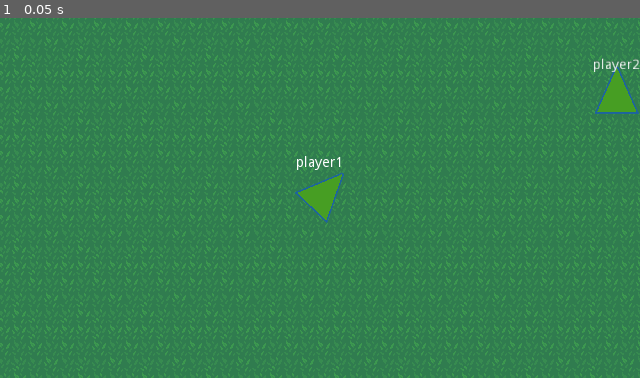
Above: before the commit, frame 1.
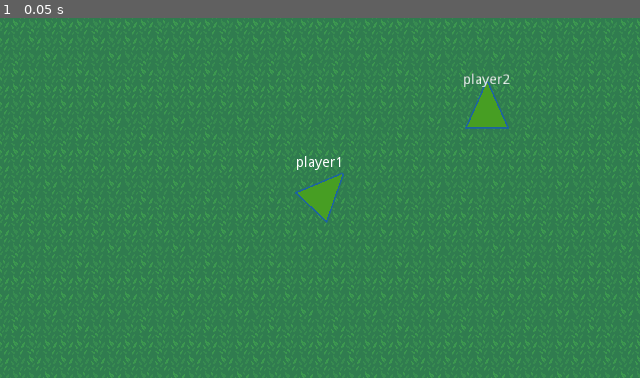
Above: after the commit, the same moment.

Repository: tangfuhao/InTheWorld
Game: Godot game, scene res://src/world/World.tscn
The game is run twice, just before and just after one commit, with the same random seed, the same clock (stepped at 60 frames per second) and the same inputs.
Inputs:
- Up to frame 1 (0.05 s): no input

The runs differ from the first frame. In frame 1, 8.8% of the frame differs, in the area x 0-100%, y 0-100%.

Commit message:
将思考和行为的业务分离

Diff:
--- a/src/ai/steering/WanderController.tscn
+++ b/src/ai/steering/WanderController.tscn
@@ -3,3 +3,4 @@
 [node name="WanderController" type="Position2D"]
 
 [node name="Position2D" type="Position2D" parent="."]
+position = Vector2( 0, -20 )
--- /dev/null
+++ b/src/character/CPU.gd
@@ -0,0 +1,20 @@
+extends Node2D
+
+export(NodePath) var control_obj
+
+onready var status = $Status
+onready var motivation = $Motivation
+onready var strategy = $Strategy
+onready var world_status = $WorldStatus
+onready var player_detection_zone = $PlayerDetectionZone
+
+onready var control_node:Player = get_node(control_obj)
+
+func _ready() -> void:
+	status.setup()
+	motivation.setup()
+	strategy.setup(control_node)
+	world_status.setup()
+
+func _process(_delta: float):
+	strategy.process_task(_delta)
--- /dev/null
+++ b/src/character/CPU.tscn
@@ -0,0 +1,21 @@
+[gd_scene load_steps=6 format=2]
+
+[ext_resource path="res://src/character/motivation/Motivation.tscn" type="PackedScene" id=5]
+[ext_resource path="res://src/character/strategy/Strategy.tscn" type="PackedScene" id=6]
+[ext_resource path="res://src/character/status/Status.tscn" type="PackedScene" id=7]
+[ext_resource path="res://src/character/world_status/WorldStatus.tscn" type="PackedScene" id=8]
+[ext_resource path="res://src/character/PlayerDetectionZone.tscn" type="PackedScene" id=10]
+
+[node name="CPU" type="Node2D"]
+
+[node name="Status" parent="." instance=ExtResource( 7 )]
+update_time = 10
+
+[node name="Motivation" parent="." instance=ExtResource( 5 )]
+
+[node name="Strategy" parent="." instance=ExtResource( 6 )]
+
+[node name="WorldStatus" parent="." instance=ExtResource( 8 )]
+
+[node name="PlayerDetectionZone" parent="." instance=ExtResource( 10 )]
+position = Vector2( 0.181107, -15.9374 )
--- a/src/character/Human.gd
+++ b/src/character/Human.gd
@@ -1,103 +1,16 @@
 extends KinematicBody2D
 class_name Player
 
-
-
 export var player_name = "player1"
-export var speed_max := 100
-export var acceleration_max := 500
-export var rotation_speed_max := 360
-export var rotation_accel_max := 2000
-
-
-#运动属性
-var velocity := Vector2.ZERO
-var angular_velocity := 0.0
-var direction := Vector2.ZERO
-
-
-#ai steering
-onready var agent := GSAISteeringAgent.new()
-onready var proxy_target := GSAIAgentLocation.new()
-onready var face := GSAIFace.new(agent, proxy_target)
-onready var accel := GSAITargetAcceleration.new()
-
-#巡逻
-onready var wanderController = $WanderController
-onready var wanderController_Position = $WanderController/Position2D
-
-onready var status = $Status
-onready var motivation = $Motivation
-onready var strategy = $Strategy
-onready var world_status = $WorldStatus
-onready var player_detection_zone = $PlayerDetectionZone
 onready var playerName = $LabelLayout/PlayerName
+onready var movement = $Movement
+onready var cpu = $"CPU"
 
 #目标
 var target = null setget set_target,get_target
-var is_wander = false
 
 func _ready() -> void:
-
-	randomize()
-
-	agent.linear_speed_max = speed_max
-	agent.linear_acceleration_max = acceleration_max
-	agent.angular_speed_max = deg2rad(rotation_speed_max)
-	agent.angular_acceleration_max = deg2rad(rotation_accel_max)
-	agent.bounding_radius = 10
-	update_agent()
-	proxy_target.position.x = global_position.x
-	proxy_target.position.y = global_position.y
-#	update_wander()
-	face.alignment_tolerance = deg2rad(5)
-	face.deceleration_radius = deg2rad(45)
 	playerName.text = player_name
-
-	status.setup()
-	motivation.setup()
-	strategy.setup()
-	world_status.setup()
-
-
-func _process(_delta: float):
-	strategy.process_task(_delta)
-
-func _physics_process(_delta: float) -> void:
-	update_agent()
-	var movement := -1
-
-	if is_wander:
-		update_wander()
-		#计算位移
-		direction = GSAIUtils.angle_to_vector2(rotation).normalized()
-	velocity = velocity.move_toward(direction * speed_max * movement, _delta * acceleration_max);
-	velocity = move_and_slide(velocity)
-
-
-	#计算朝向
-	face.calculate_steering(accel)
-	if accel.angular == 0:
-		angular_velocity = 0
-	else:
-		angular_velocity += accel.angular * _delta
-		angular_velocity = clamp(angular_velocity, -agent.angular_speed_max, agent.angular_speed_max)
-		rotation += angular_velocity * _delta
-
-
-func update_wander() -> void:
-	wanderController.rotation_degrees = rand_range(0,360)
-	proxy_target.position.x = wanderController_Position.global_position.x
-	proxy_target.position.y = wanderController_Position.global_position.y
-
-func update_agent() -> void:
-	agent.position.x = global_position.x
-	agent.position.y = global_position.y
-	agent.orientation = rotation
-	agent.linear_velocity.x = velocity.x
-	agent.linear_velocity.y = velocity.y
-	agent.angular_velocity = angular_velocity
-
 
 func set_target(_target):
 	target = _target
--- a/src/character/Human.tscn
+++ b/src/character/Human.tscn
@@ -1,14 +1,12 @@
-[gd_scene load_steps=11 format=2]
+[gd_scene load_steps=9 format=2]
 
 [ext_resource path="res://src/character/Line2DDraw.gd" type="Script" id=1]
 [ext_resource path="res://src/character/Human.gd" type="Script" id=2]
-[ext_resource path="res://src/character/status/Status.tscn" type="PackedScene" id=3]
-[ext_resource path="res://src/ai/steering/WanderController.tscn" type="PackedScene" id=4]
+[ext_resource path="res://src/character/Movement.tscn" type="PackedScene" id=3]
+[ext_resource path="res://src/character/CPU.tscn" type="PackedScene" id=4]
 [ext_resource path="res://src/character/LabelLayout.tscn" type="PackedScene" id=5]
-[ext_resource path="res://src/character/PlayerDetectionZone.tscn" type="PackedScene" id=6]
-[ext_resource path="res://src/character/motivation/Motivation.tscn" type="PackedScene" id=7]
-[ext_resource path="res://src/character/strategy/Strategy.tscn" type="PackedScene" id=8]
-[ext_resource path="res://src/character/world_status/WorldStatus.tscn" type="PackedScene" id=9]
+[ext_resource path="res://src/character/Movement.gd" type="Script" id=6]
+[ext_resource path="res://src/character/CPU.gd" type="Script" id=7]
 
 [sub_resource type="CircleShape2D" id=1]
 radius = 13.2538
@@ -31,22 +29,14 @@
 
 [node name="LabelLayout" parent="." instance=ExtResource( 5 )]
 
-[node name="WanderController" parent="." instance=ExtResource( 4 )]
-visible = false
-position = Vector2( 0, -30 )
+[node name="CPU" parent="." instance=ExtResource( 4 )]
+script = ExtResource( 7 )
+control_obj = NodePath("..")
 
-[node name="Position2D" parent="WanderController" index="0"]
-position = Vector2( 0, -25 )
+[node name="Movement" parent="." instance=ExtResource( 3 )]
+script = ExtResource( 6 )
+control_obj = NodePath("..")
 
-[node name="PlayerDetectionZone" parent="." instance=ExtResource( 6 )]
-position = Vector2( 0.181107, -15.9374 )
+[editable path="CPU"]
 
-[node name="Status" parent="." instance=ExtResource( 3 )]
-
-[node name="Motivation" parent="." instance=ExtResource( 7 )]
-
-[node name="Strategy" parent="." instance=ExtResource( 8 )]
-
-[node name="WorldStatus" parent="." instance=ExtResource( 9 )]
-
-[editable path="WanderController"]
+[editable path="Movement"]
--- /dev/null
+++ b/src/character/Movement.gd
@@ -0,0 +1,79 @@
+extends Node2D
+
+export(NodePath) var control_obj
+onready var control_node:Player = get_node(control_obj)
+
+export var speed_max := 100
+export var acceleration_max := 500
+export var rotation_speed_max := 360
+export var rotation_accel_max := 2000
+
+#运动属性
+var velocity := Vector2.ZERO
+var angular_velocity := 0.0
+var direction := Vector2.ZERO
+
+
+#ai steering
+onready var agent := GSAISteeringAgent.new()
+onready var proxy_target := GSAIAgentLocation.new()
+onready var face := GSAIFace.new(agent, proxy_target)
+onready var accel := GSAITargetAcceleration.new()
+
+var is_wander = false
+
+#巡逻
+onready var wanderController = $WanderController
+onready var wanderController_Position = $WanderController/Position2D
+
+func _ready() -> void:
+
+	randomize()
+
+	agent.linear_speed_max = speed_max
+	agent.linear_acceleration_max = acceleration_max
+	agent.angular_speed_max = deg2rad(rotation_speed_max)
+	agent.angular_acceleration_max = deg2rad(rotation_accel_max)
+	agent.bounding_radius = 10
+	update_agent()
+	proxy_target.position.x = global_position.x
+	proxy_target.position.y = global_position.y
+#	update_wander()
+	face.alignment_tolerance = deg2rad(5)
+	face.deceleration_radius = deg2rad(45)
+
+func _physics_process(_delta: float) -> void:
+	update_agent()
+	var movement := -1
+
+	if is_wander:
+		update_wander()
+		#计算位移
+		direction = GSAIUtils.angle_to_vector2(control_node.rotation).normalized()
+
+	velocity = velocity.move_toward(direction * speed_max * movement, _delta * acceleration_max);
+	velocity = control_node.move_and_slide(velocity)
+
+
+	#计算朝向
+	face.calculate_steering(accel)
+	if accel.angular == 0:
+		angular_velocity = 0
+	else:
+		angular_velocity += accel.angular * _delta
+		angular_velocity = clamp(angular_velocity, -agent.angular_speed_max, agent.angular_speed_max)
+		control_node.rotation += angular_velocity * _delta
+
+
+func update_wander() -> void:
+	wanderController.rotation_degrees = rand_range(0,360)
+	proxy_target.position.x = wanderController_Position.global_position.x
+	proxy_target.position.y = wanderController_Position.global_position.y
+
+func update_agent() -> void:
+	agent.position.x = global_position.x
+	agent.position.y = global_position.y
+	agent.orientation = control_node.rotation
+	agent.linear_velocity.x = velocity.x
+	agent.linear_velocity.y = velocity.y
+	agent.angular_velocity = angular_velocity
--- /dev/null
+++ b/src/character/Movement.tscn
@@ -0,0 +1,8 @@
+[gd_scene load_steps=2 format=2]
+
+[ext_resource path="res://src/ai/steering/WanderController.tscn" type="PackedScene" id=1]
+
+[node name="Movement" type="Node2D"]
+
+[node name="WanderController" parent="." instance=ExtResource( 1 )]
+position = Vector2( 0, -30 )
--- a/src/character/PlayerDetectionZone.tscn
+++ b/src/character/PlayerDetectionZone.tscn
@@ -22,7 +22,7 @@
 [node name="RealVision" type="Area2D" parent="."]
 monitorable = false
 collision_layer = 0
-collision_mask = 0
+collision_mask = 12
 
 [node name="CollisionShape2D" type="CollisionShape2D" parent="RealVision"]
 shape = SubResource( 2 )
--- a/src/character/motivation/Motivation.gd
+++ b/src/character/motivation/Motivation.gd
@@ -4,16 +4,13 @@
 var highest_priority_motivation : MotivationModel = null setget set_highest_priority_motivation
 var active_motivation_arr:Array = []
 
-
-
-var player_detection_zone
-var player_status_dic
+var player_status_dic:Dictionary
 signal highest_priority_motivation_change(motivation)
 
 
 func setup():
 	player_status_dic = owner.status.statusDic
-	player_detection_zone = owner.player_detection_zone
+	var player_detection_zone = owner.player_detection_zone
 	player_detection_zone.connect("see_new_player",self,"fond_new_player")
 	laod_motivation_overview()
 	binding_listening_relative()
--- a/src/character/status/Status.gd
+++ b/src/character/status/Status.gd
@@ -3,7 +3,7 @@
 
 var statusDic:Dictionary = {}
 #一分钟-更新状态值 可以修改快速看到状态值得改变
-export var update_time = 1
+export var update_time = 60
 #暂停时剩余的时间
 var pause_left_time:float = 0
 
--- a/src/character/strategy/Strategy.gd
+++ b/src/character/strategy/Strategy.gd
@@ -1,7 +1,6 @@
 extends Node2D
 
 var strategy_dic:Dictionary = {}
-var world_status
 var current_strategy_chain:StrategyChain = null
 var current_running_task = null
 var active_motivation = null
@@ -9,9 +8,20 @@
 
 #防止规划的抖动
 onready var re_plan_timer = $RePlanTimer
-
-
-
+onready var control_node:Player
+var world_status:WorldStatus
+
+func setup(_control_node):
+	randomize()
+	control_node = _control_node
+
+	world_status = owner.world_status
+	world_status.connect("world_status_change",self,"world_status_change")
+	var motivation_component = owner.motivation
+	motivation_component.connect("highest_priority_motivation_change",self,"highest_priority_motivation_change")
+
+	laod_strategy_overview()
+	load_base_task()
 
 func process_task(_delta: float):
 	if current_running_task:
@@ -19,9 +29,6 @@
 		if task_state == Task.STATE.GOAL_COMPLETED:
 			current_running_task.terminate()
 			current_running_task = run_next_task()
-
-#		elif task_state == Task.STATE.GOAL_ACTIVE:
-
 		elif task_state == Task.STATE.GOAL_FAILED:
 			clean_current_task()
 			current_strategy_chain.clean()
@@ -56,37 +63,30 @@
 	var task_params = task_split_value.pop_front()
 	if task_name == "获取目标":
 		var task:AccessToTarget = AccessToTarget.new()
-		task.init(owner,task_params)
+		task.init(control_node,task_params)
 		return task
 	elif task_name == "远离目标":
 		var task:FurtherAwayTarget = FurtherAwayTarget.new()
-		task.init(owner,task_params)
+		task.init(control_node,task_params)
 		return task
 	elif task_name == "移动到目标":
 		var task:ApproachToTarget = ApproachToTarget.new()
-		task.init(owner,task_params)
+		task.init(control_node,task_params)
 		return task
 	elif task_name == "周围移动寻找":
 		var task:Wander = Wander.new()
-		task.init(owner,task_params)
+		task.init(control_node,task_params)
 		return task
 	elif task_name == "躲入目标":
 		var task:Hide = Hide.new()
-		task.init(owner,task_params)
+		task.init(control_node,task_params)
 		return task
 	else:
 		print("没有实现的任务",task_name)
 
 	return null
 
-func setup():
-	randomize()
-	world_status = owner.world_status
-	world_status.connect("world_status_change",self,"world_status_change")
-	var motivation_component = owner.motivation
-	motivation_component.connect("highest_priority_motivation_change",self,"highest_priority_motivation_change")
-	laod_strategy_overview()
-	load_base_task()
+
 
 func world_status_change():
 	send_re_plan_signal()
@@ -104,7 +104,7 @@
 			var plan_result = plan_strategy(strategy,0,current_strategy_chain,new_strategy_chain)
 			if plan_result:
 				change_task(new_strategy_chain)
-				print("规划策略:",strategy.task_name,",耗时:",OS.get_ticks_msec() - plan_start_time,"毫秒")
+				print("规划策略:",new_strategy_chain.to_string(),",耗时:",OS.get_ticks_msec() - plan_start_time,"毫秒")
 			else:
 				change_task(null)
 				print("规划策略:无策略",",耗时:",OS.get_ticks_msec() - plan_start_time,"毫秒")
--- a/src/character/tasks/AccessToTarget.gd
+++ b/src/character/tasks/AccessToTarget.gd
@@ -4,7 +4,7 @@
 
 func process(_delta: float):
 	if human:
-		var detection_zone = human.player_detection_zone
+		var detection_zone = human.cpu.player_detection_zone
 		var target = detection_zone.get_recent_target(params)
 		if target:
 			human.set_target(target)
--- a/src/character/tasks/ApproachToTarget.gd
+++ b/src/character/tasks/ApproachToTarget.gd
@@ -11,7 +11,7 @@
 			else:
 				var direction:Vector2 = human.global_position - target.global_position
 				direction = direction.normalized()
-				human.direction = direction
+				human.movement.direction = direction
 				return STATE.GOAL_ACTIVE
 
 		else:
@@ -20,4 +20,4 @@
 
 func terminate():
 	if human:
-		human.direction = Vector2.ZERO
+		human.movement.direction = Vector2.ZERO
--- a/src/character/tasks/FurtherAwayTarget.gd
+++ b/src/character/tasks/FurtherAwayTarget.gd
@@ -8,7 +8,7 @@
 		if target:
 			var direction:Vector2 = target.global_position - human.global_position
 			direction = direction.normalized()
-			human.direction = direction
+			human.movement.direction = direction
 			return STATE.GOAL_ACTIVE
 		else:
 			return STATE.GOAL_COMPLETED
@@ -16,4 +16,4 @@
 
 func terminate():
 	if human:
-		human.direction = Vector2.ZERO
+		human.movement.direction = Vector2.ZERO
--- a/src/character/tasks/Task.gd
+++ b/src/character/tasks/Task.gd
@@ -1,20 +1,20 @@
 class_name Task
 
 var human:Player
-var params:String
+var params
 
 enum STATE {GOAL_ACTIVE, GOAL_INACTIVE, GOAL_COMPLETED, GOAL_FAILED}
 
-func init(_human,_params):
+func init(_human:Player,_params) ->void:
 	human = _human
 	if _params:
 		params = _params
 
-func active():
+func active() ->void:
 	pass
 
 func process(_delta: float):
 	return STATE.GOAL_COMPLETED
 
-func terminate():
+func terminate() ->void:
 	pass
--- a/src/character/tasks/Wander.gd
+++ b/src/character/tasks/Wander.gd
@@ -7,8 +7,8 @@
 
 func active():
 	if human:
-		human.is_wander = true
-		player_detection_zone = human.player_detection_zone
+		human.movement.is_wander = true
+		player_detection_zone = human.cpu.player_detection_zone
 		player_detection_zone.connect("find_new_something",self,"find_new_something")
 
 func process(_delta: float):
@@ -21,7 +21,7 @@
 
 func terminate():
 	if human:
-		human.is_wander = false
+		human.movement.is_wander = false
 
 func find_new_something(body:Stuff):
 	if body.has_attribute(params):
--- a/src/world/World.tscn
+++ b/src/world/World.tscn
@@ -471,18 +471,12 @@
 collision_layer = 4
 player_name = "player2"
 
-[node name="Status" parent="Player2" index="5"]
+[node name="Status" parent="Player2/CPU" index="0"]
 update_time = 1000
 
 [node name="Player1" parent="." instance=ExtResource( 4 )]
-position = Vector2( 901.802, 2465.17 )
+position = Vector2( 1031.47, 2450.27 )
 rotation = 0.755728
-
-[node name="RealVision" parent="Player1/PlayerDetectionZone" index="1"]
-collision_mask = 12
-
-[node name="Status" parent="Player1" index="5"]
-update_time = 5
 
 [node name="Camera2D" type="Camera2D" parent="Player1"]
 current = true
@@ -544,6 +538,6 @@
 
 [editable path="Player2"]
 
+[editable path="Player2/CPU"]
+
 [editable path="Player1"]
-
-[editable path="Player1/PlayerDetectionZone"]
